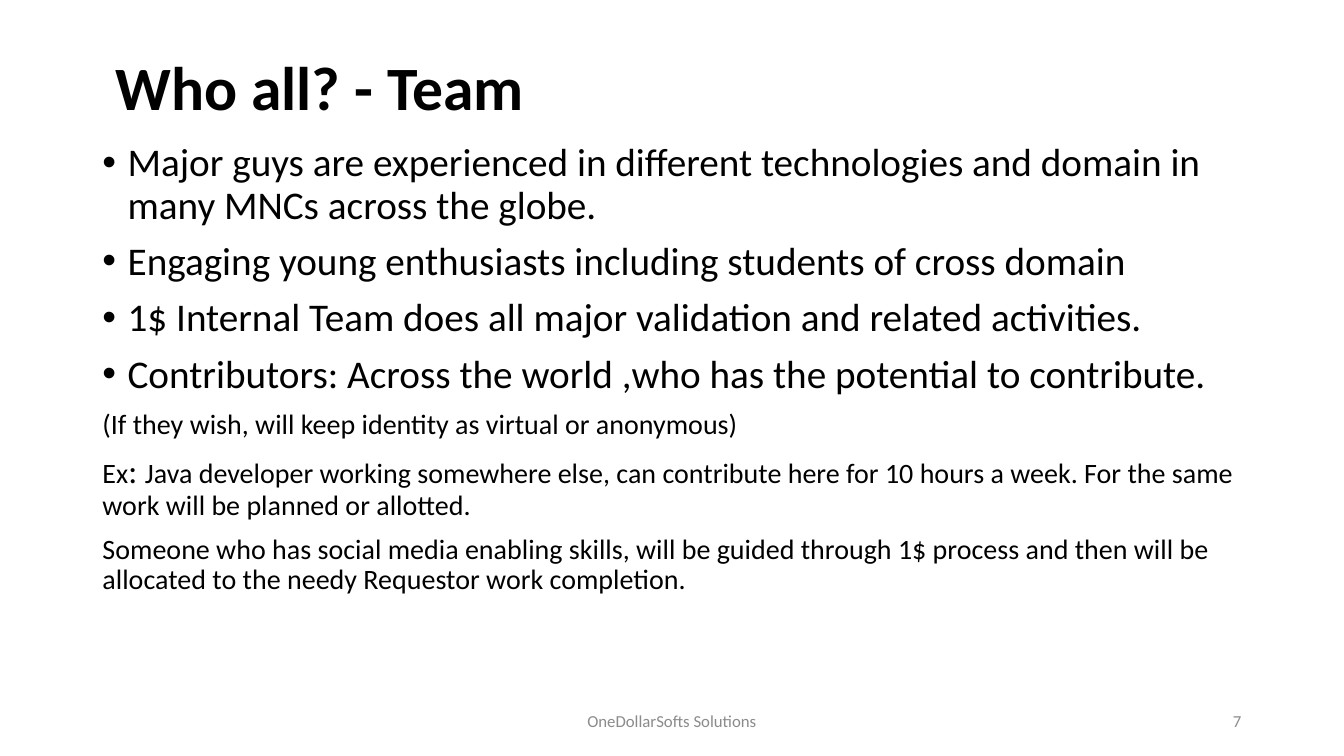
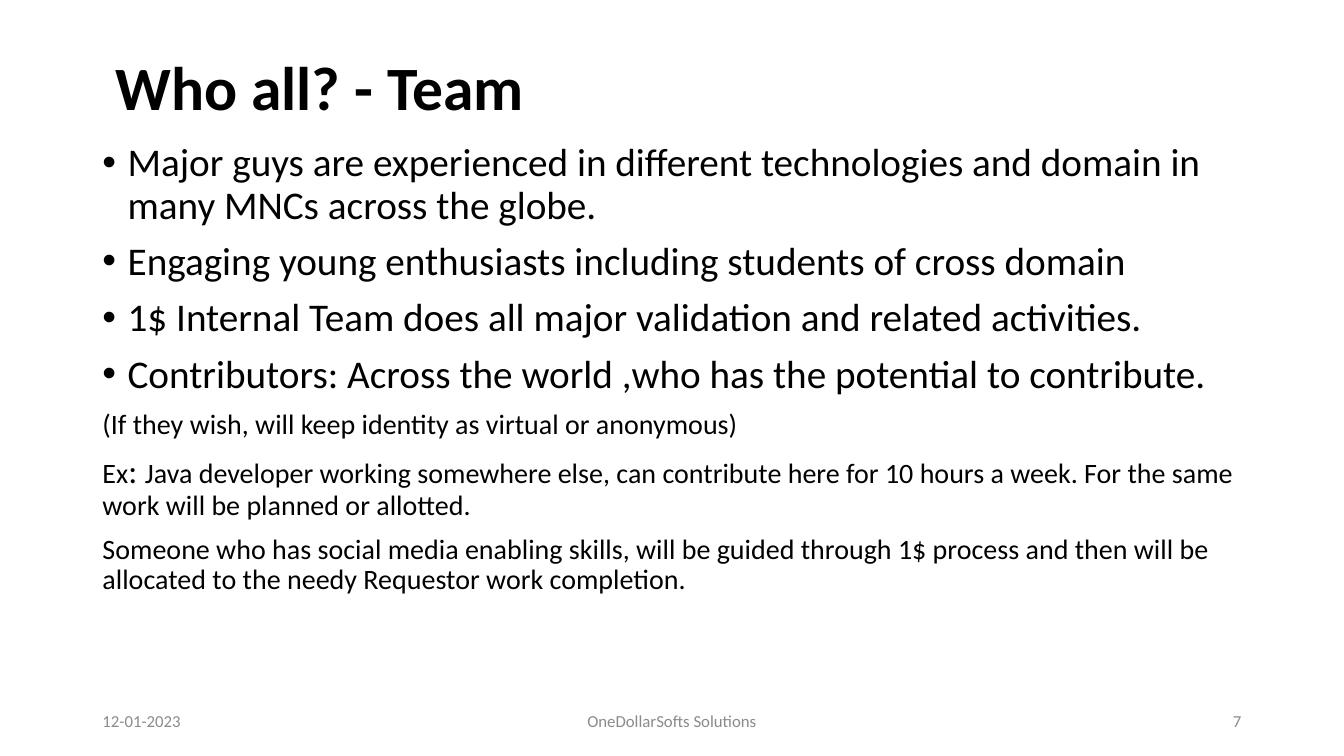
Before and after one commit to onedollarsofts/org, a slide deck: slide 7 of 1$.pptx. Drawn at 1344x756 pixels with LibreOffice and Linux fonts; fonts in the diff are those of the drawing; background and template pictures are left out. Boxes give left, top, right and bottom in pixels: in the first picture for what was removed or moved away, otherwise in the second. Text is boxed around its words. In the diff, an @@ line names an element or a change of style, - is before the commit and + after.

Commit message:
cc

```diff
--- a/1$.pptx
+++ b/1$.pptx
@@ text added at bbox=[102, 716, 180, 727], 12 pt, text #8C8C8C @@
+12-01-2023
```
Also in this commit, not shown: 13 other slides changed.
